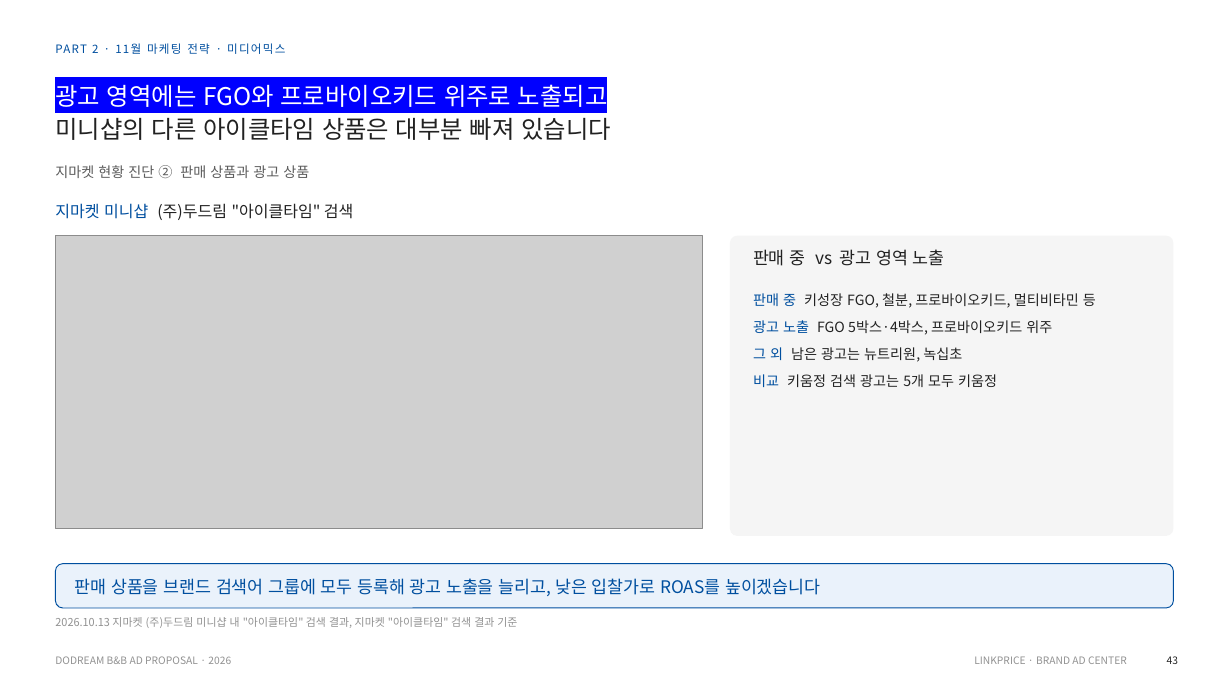
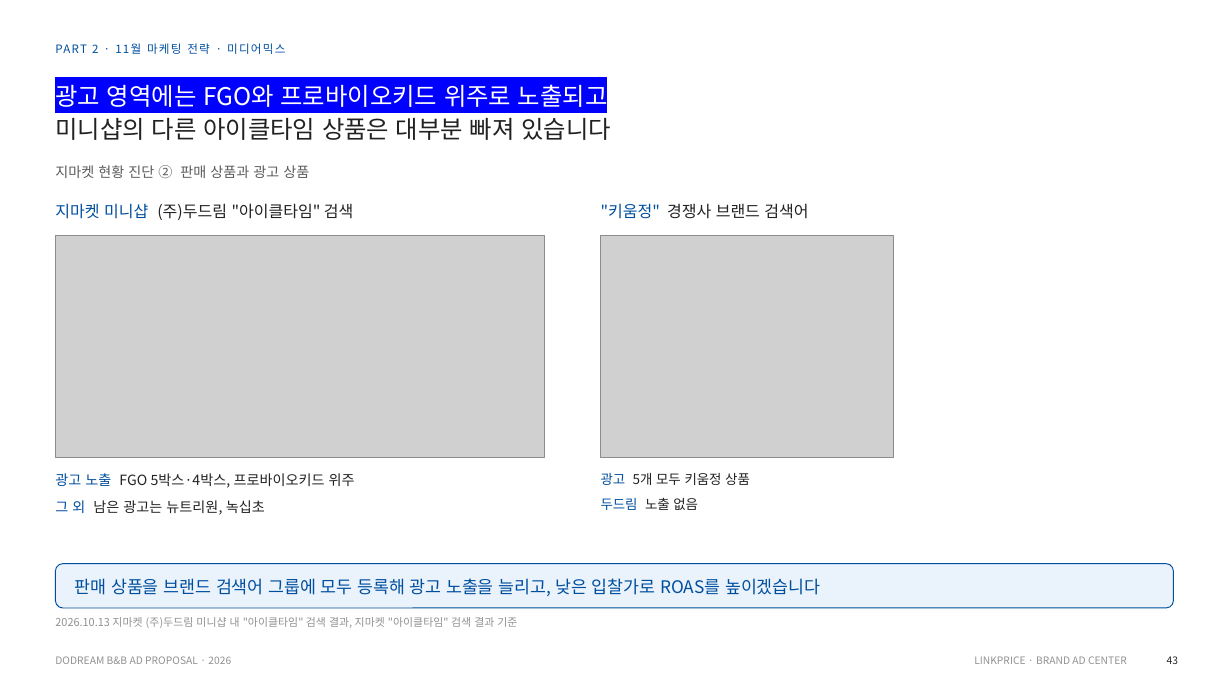
Before and after one commit to sonnet24/mypage, a slide deck: slide 1 of 지마켓_브랜드검색어_통합_1장.pptx. Drawn at 1232x693 pixels with LibreOffice and Linux fonts; fonts in the diff are those of the drawing; grey boxes stand for pictures. Boxes give left, top, right and bottom in pixels: in the first picture for what was removed or moved away, otherwise in the second. Text is boxed around its words. In the diff, an @@ line names an element or a change of style, - is before the commit and + after.

```diff
--- a/지마켓_브랜드검색어_통합_1장.pptx
+++ b/지마켓_브랜드검색어_통합_1장.pptx
@@ text added at bbox=[601, 203, 808, 219], 12.5 pt, text #222222 @@
+"키움정" 경쟁사 브랜드 검색어
@@ picture: place and size @@
-picture at bbox=[55, 236, 702, 529]
+picture at bbox=[55, 236, 544, 457]
@@ picture added at bbox=[601, 236, 894, 457] @@
@@ rounded rectangle removed at bbox=[730, 236, 1174, 536] @@
@@ text removed at bbox=[753, 249, 945, 266] @@
-판매 중 vs 광고 영역 노출
@@ text at bbox=[753, 293, 1096, 308]: paragraph removed @@
-판매 중 키성장 FGO, 철분, 프로바이오키드, 멀티비타민 등
@@ text at bbox=[753, 374, 997, 387]: paragraph removed @@
-비교 키움정 검색 광고는 5개 모두 키움정
@@ text "광고 노출 FGO 5박스·4박스, 프로바이오키드 ...": place and size @@
-text "광고 노출 FGO 5박스·4박스, 프로바이오키드 ..." at bbox=[753, 293, 1096, 387]
+text "광고 노출 FGO 5박스·4박스, 프로바이오키드 ..." at bbox=[55, 473, 355, 515]
@@ text added at bbox=[601, 473, 750, 510], 10.5 pt, text #222222 @@
+광고 5개 모두 키움정 상품
+두드림 노출 없음
```
